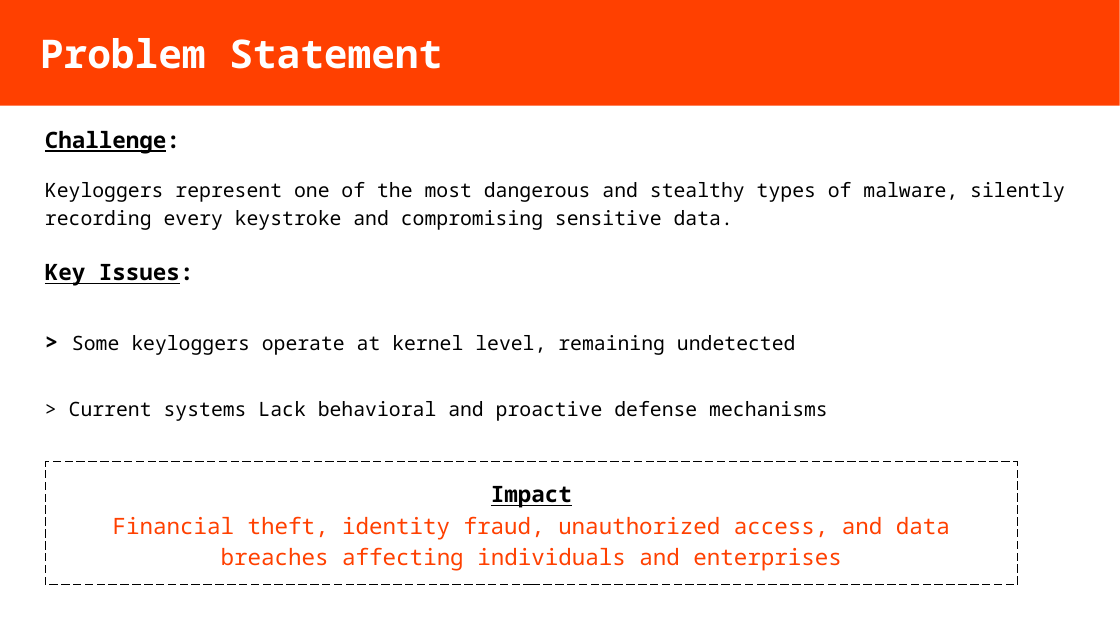
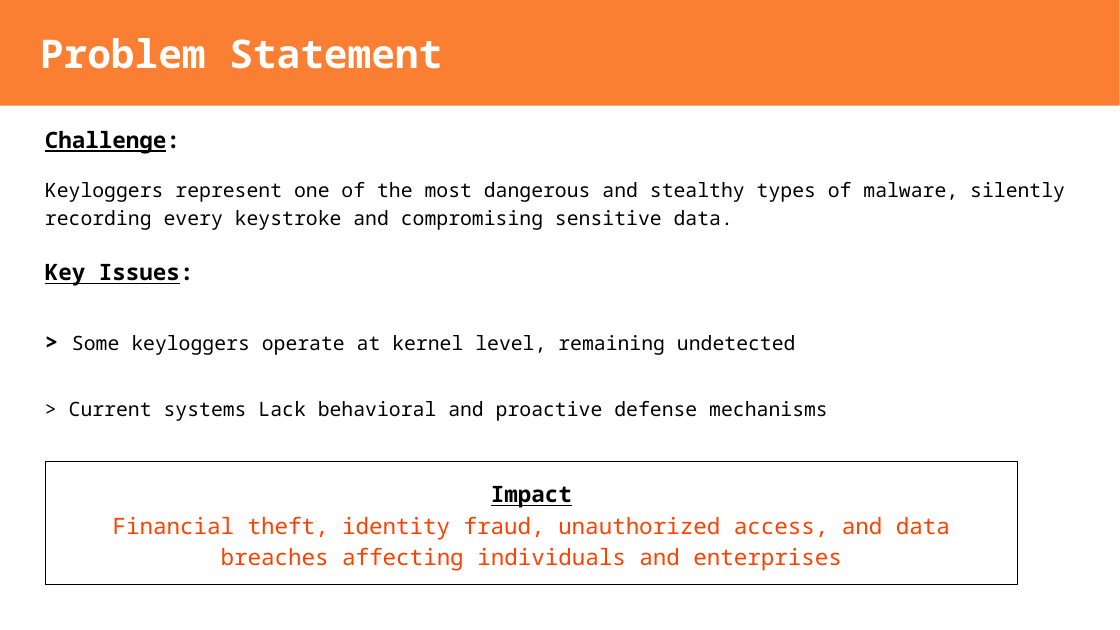
Before and after one commit to bit-web24/keylogger-detection-system, a slide deck: slide 2 of docs/presentation.odp. Drawn at 1120x630 pixels with LibreOffice and Linux fonts; fonts in the diff are those of the drawing. Boxes give left, top, right and bottom in pixels: in the first picture for what was removed or moved away, otherwise in the second. Text is boxed around its words. In the diff, an @@ line names an element or a change of style, - is before the commit and + after.

Commit message:
change accent color to cosmic orange

```diff
--- a/docs/presentation.odp
+++ b/docs/presentation.odp
@@ title "Problem Statement" at [0, 0, 1120, 106]: fill #FF4000 to #FB7F33 @@
@@ rectangle "Impact" at [46, 462, 1017, 585]: outline #000000 0 pt dashed to #000000 0 pt @@
```
Also in this commit, not shown: 9 other slides changed.
